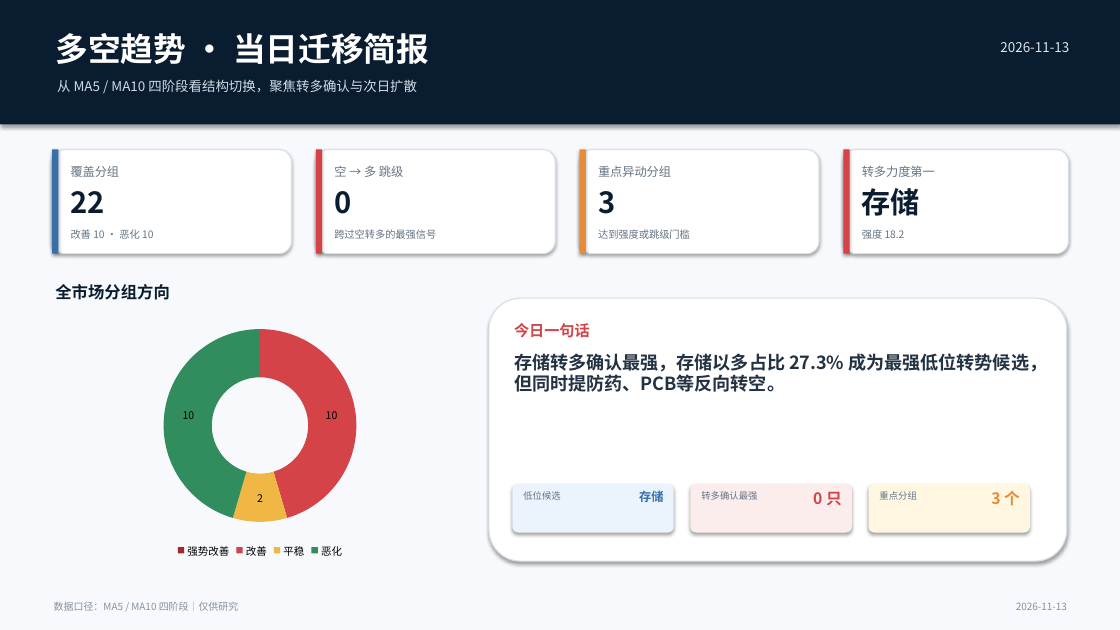
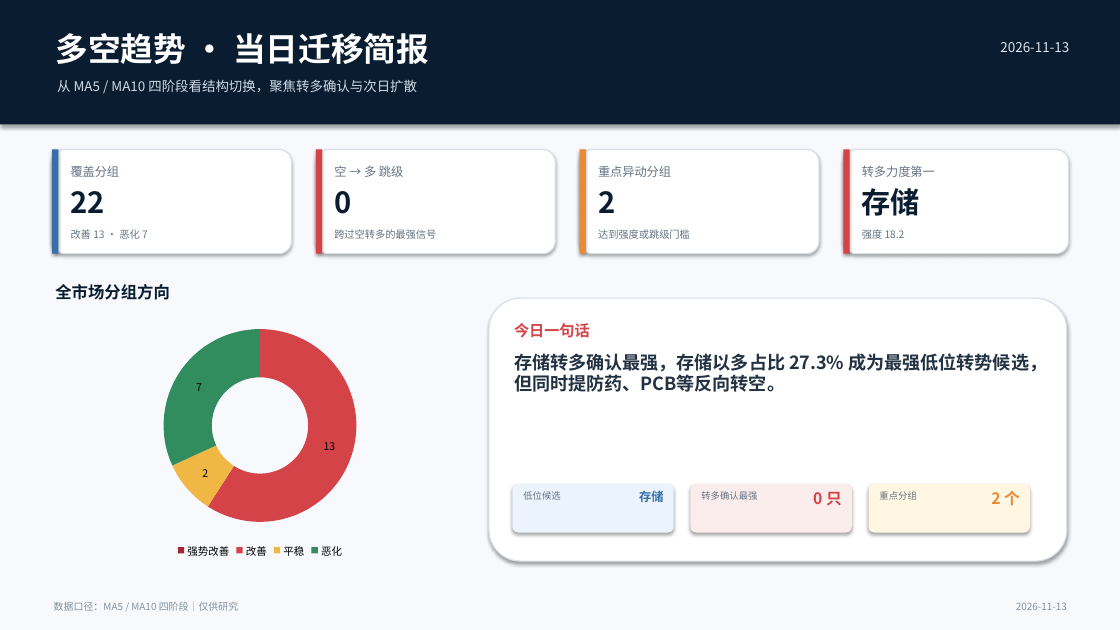
Before and after one commit to nancybhc/a-share-blast-lab, a slide deck: slide 1 of assets/多空阶段简报_2026-11-13.pptx. Drawn at 1120x630 pixels with LibreOffice and Linux fonts; fonts in the diff are those of the drawing. Boxes give left, top, right and bottom in pixels: in the first picture for what was removed or moved away, otherwise in the second. Text is boxed around its words. In the diff, an @@ line names an element or a change of style, - is before the commit and + after.

```diff
--- a/assets/多空阶段简报_2026-11-13.pptx
+++ b/assets/多空阶段简报_2026-11-13.pptx
@@ text at [598,191,615,213]: text changed @@
-3
+2
@@ text at [71,229,148,239]: text changed @@
-改善 10 · 恶化 10
+改善 13 · 恶化 7
@@ doughnut chart at [60,318,460,561] @@
@@ Series 1, 改善: 10 to 13 @@
@@ Series 1, 恶化: 10 to 7 @@
@@ text at [991,491,1020,506]: text changed @@
-3 个
+2 个
```
Also in this commit, not shown: 3 other slides changed, 11 other files.
